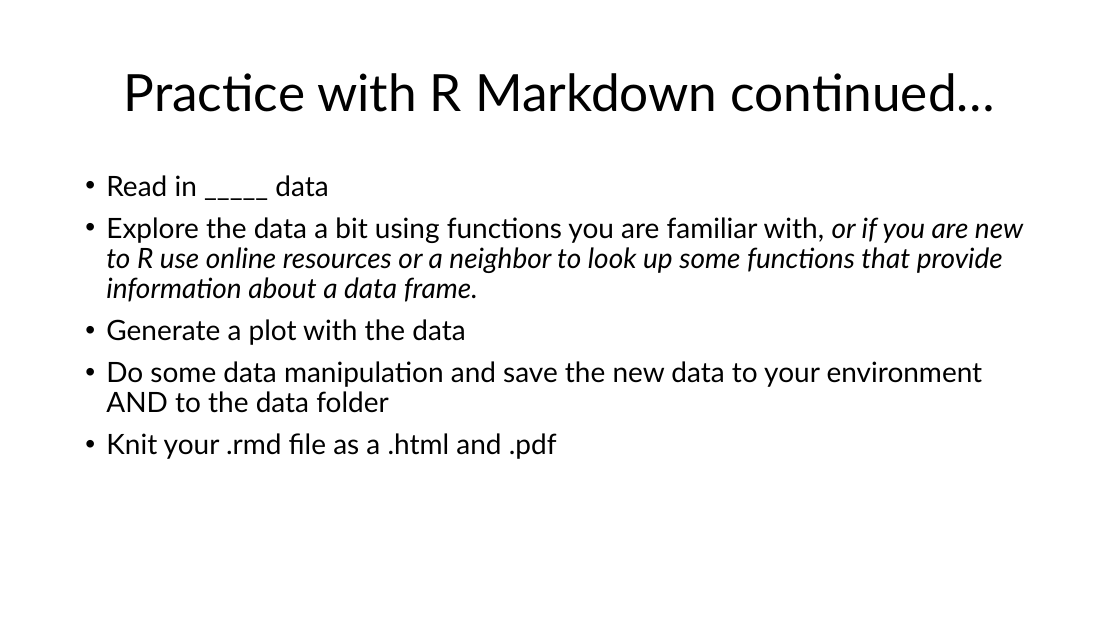
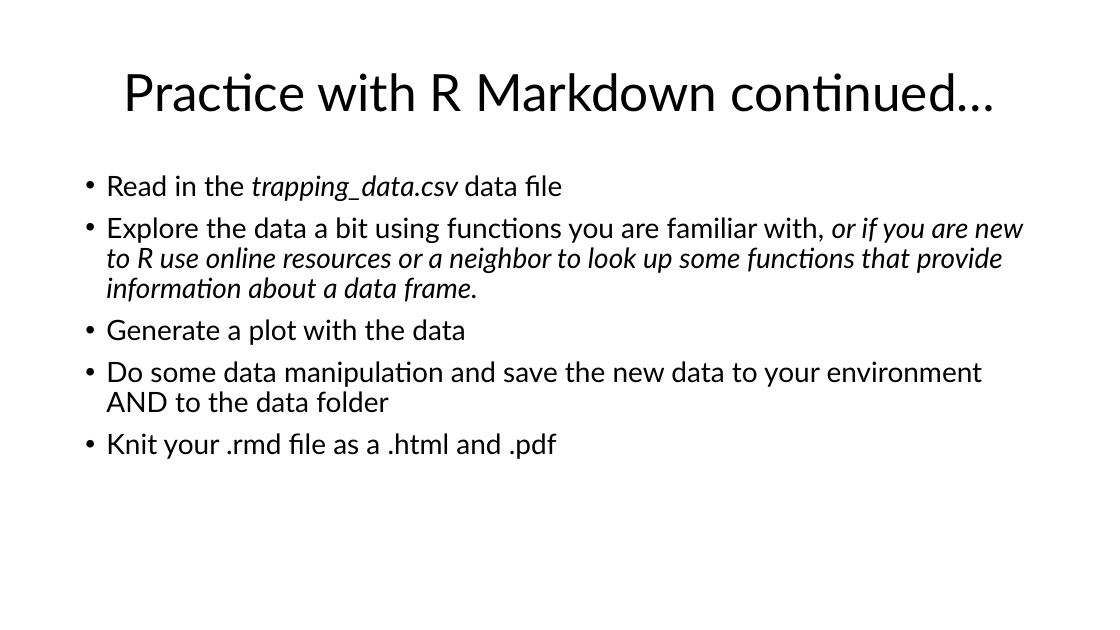
Before and after one commit to marissadyck/reproducible-research-R-ASM, a slide deck: slide 18 of docs/Reproducible research in R.pptx. Drawn at 1120x630 pixels with LibreOffice and Linux fonts; fonts in the diff are those of the drawing. Boxes give left, top, right and bottom in pixels: in the first picture for what was removed or moved away, otherwise in the second. Text is boxed around its words. In the diff, an @@ line names an element or a change of style, - is before the commit and + after.

```diff
--- a/docs/Reproducible research in R.pptx
+++ b/docs/Reproducible research in R.pptx
@@ text at <box>106,175,562,201</box>: text changed @@
-• Read in _____ data
+• Read in the trapping_data.csv data file
```
Also in this commit, not shown: 1 other slide changed, 1 slide removed, 10 other files.
